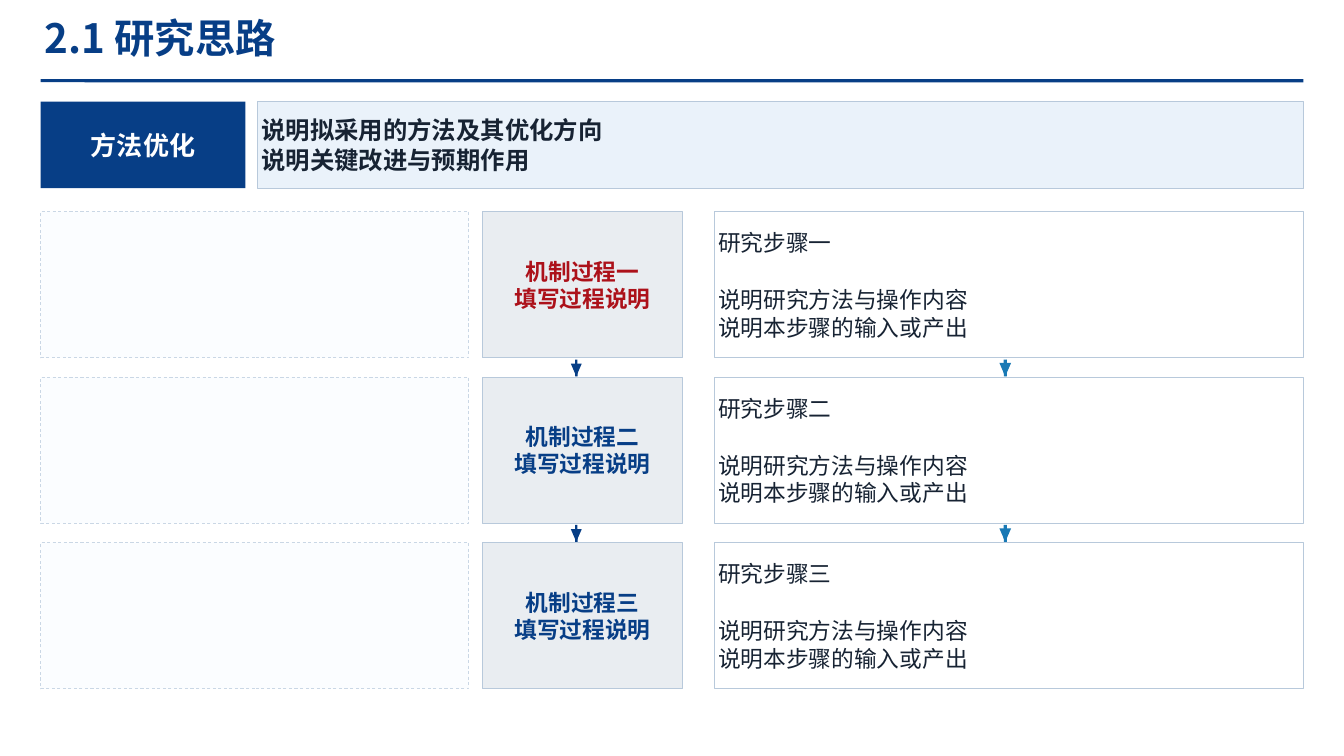
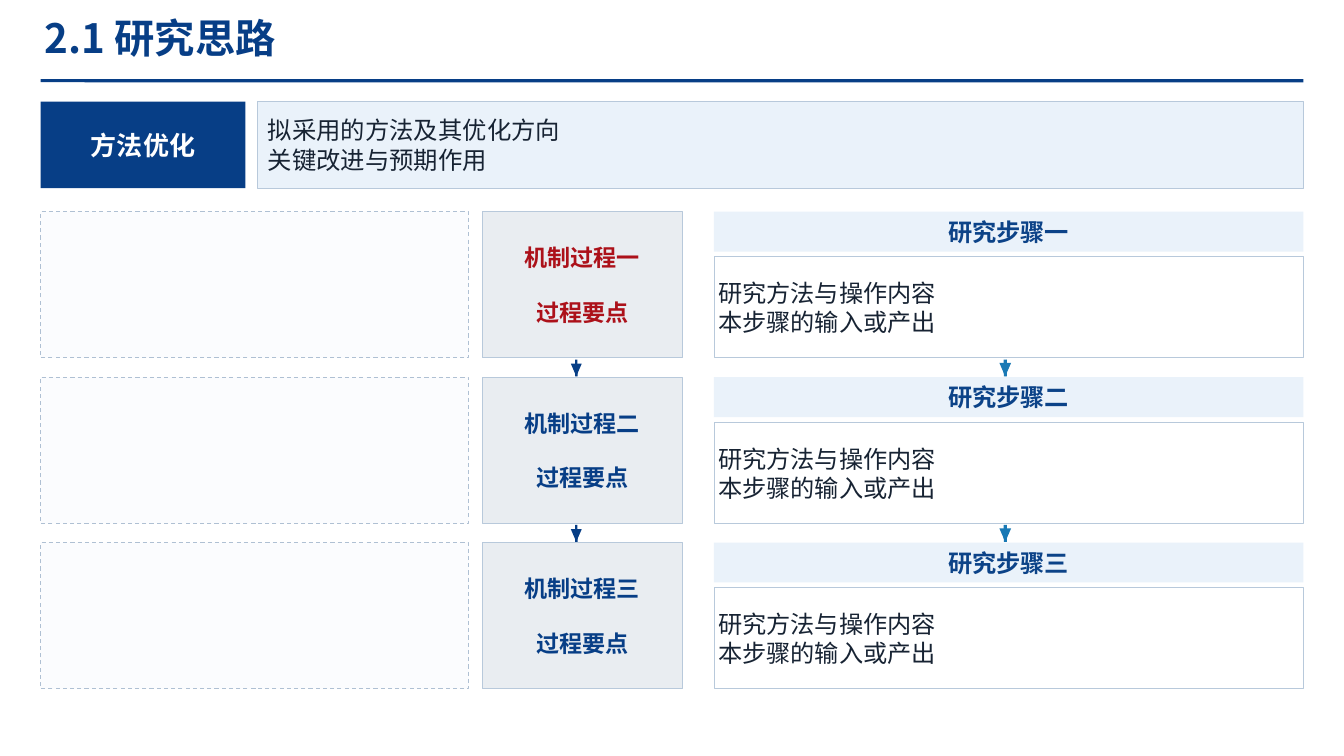
Before and after one commit to chengweihuu/research-opt-skill, a slide deck: slide 48 of assets/template-library.pptx. Drawn at 1344x756 pixels with LibreOffice and Linux fonts; fonts in the diff are those of the drawing. Boxes give left, top, right and bottom in pixels: in the first picture for what was removed or moved away, otherwise in the second. Text is boxed around its words. In the diff, an @@ line names an element or a change of style, - is before the commit and + after.

```diff
--- a/assets/template-library.pptx
+++ b/assets/template-library.pptx
@@ text in rectangle at (268,118,560,171): text changed; bold off @@
-说明拟采用的方法及其优化方向
-说明关键改进与预期作用
+拟采用的方法及其优化方向
+关键改进与预期作用
@@ rectangle added at (714,212,1304,252), fill #EAF2FA, 17.2 pt, text #0C4388, bold @@
+研究步骤一
@@ text in rectangle at (525,246,640,268): size 16.2 to 16.5 pt in "机制过程一" @@
@@ rectangle "研究方法与操作内容": place and size @@
-rectangle "研究方法与操作内容" at (714,212,1304,358)
+rectangle "研究方法与操作内容" at (714,257,1304,358)
@@ text in rectangle at (718,281,936,333): text changed; size 16.2 to 17.2 pt @@
-研究步骤一
-说明研究方法与操作内容
-说明本步骤的输入或产出
+研究方法与操作内容
+本步骤的输入或产出
@@ text in rectangle at (536,301,628,323): text changed; size 16.2 to 16.5 pt @@
-填写过程说明
+过程要点
@@ rectangle added at (714,377,1304,417), fill #EAF2FA, 17.2 pt, text #0C4388, bold @@
+研究步骤二
@@ text in rectangle at (525,412,640,434): size 16.2 to 16.5 pt in "机制过程二" @@
@@ rectangle "研究方法与操作内容": place and size @@
-rectangle "研究方法与操作内容" at (714,377,1304,523)
+rectangle "研究方法与操作内容" at (714,422,1304,523)
@@ text in rectangle at (718,447,936,499): text changed; size 16.2 to 17.2 pt @@
-研究步骤二
-说明研究方法与操作内容
-说明本步骤的输入或产出
+研究方法与操作内容
+本步骤的输入或产出
@@ text in rectangle at (536,466,628,488): text changed; size 16.2 to 16.5 pt @@
-填写过程说明
+过程要点
@@ fill #FBFDFF to #FBFCFE; outline #CAD7E5 0.57 pt dashed to #AFC0D3 0.75 pt dashed in 3 elements at (40,212,469,358), (40,377,469,523), (40,542,469,689) @@
@@ rectangle added at (714,542,1304,583), fill #EAF2FA, 17.2 pt, text #0C4388, bold @@
+研究步骤三
@@ text in rectangle at (525,577,640,599): size 16.2 to 16.5 pt in "机制过程三" @@
@@ rectangle "研究方法与操作内容": place and size @@
-rectangle "研究方法与操作内容" at (714,542,1304,689)
+rectangle "研究方法与操作内容" at (714,588,1304,689)
@@ text in rectangle at (718,612,936,664): text changed; size 16.2 to 17.2 pt @@
-研究步骤三
-说明研究方法与操作内容
-说明本步骤的输入或产出
+研究方法与操作内容
+本步骤的输入或产出
@@ text in rectangle at (536,632,628,654): text changed; size 16.2 to 16.5 pt @@
-填写过程说明
+过程要点
```
Also in this commit, not shown: 37 other slides changed, 1 other file.
